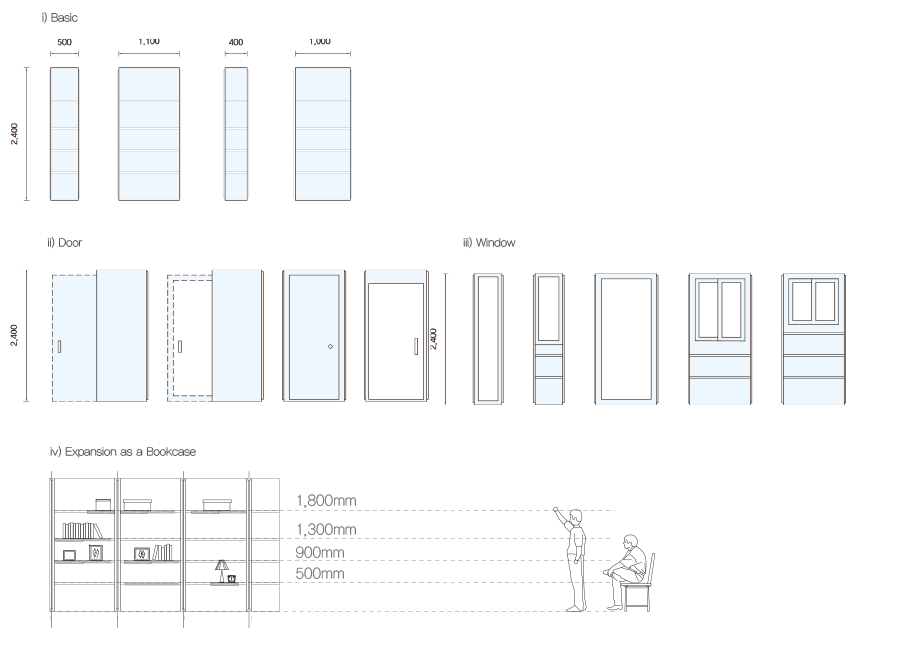
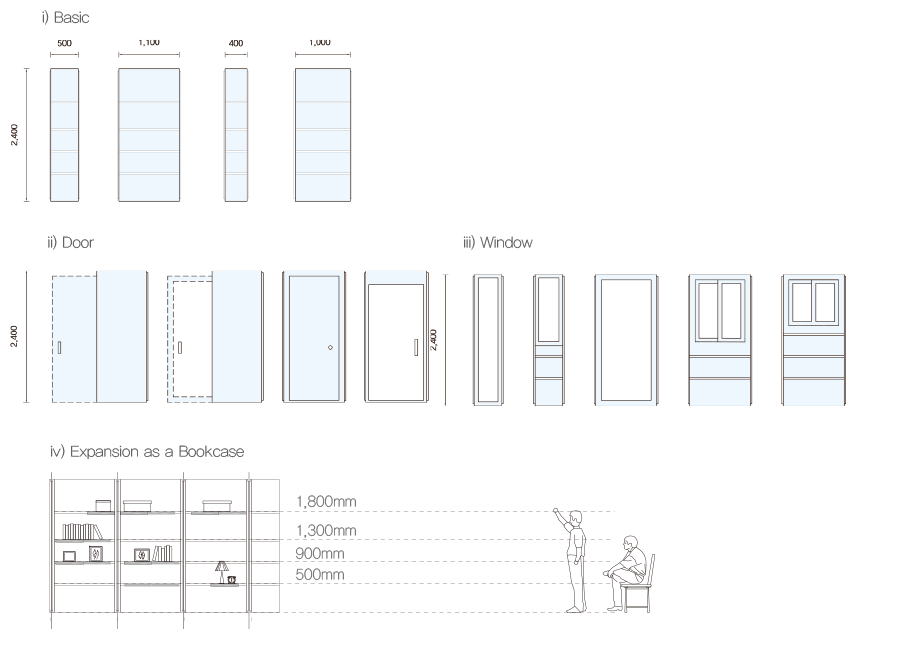
Layer changes from the first 900px x 656px image to the second:
painted on "벡터 고급 개체" (1st of 3) over [10, 235, 846, 406]
painted on "벡터 고급 개체" (2nd of 3) over [49, 444, 655, 629]
painted on "벡터 고급 개체" (3rd of 3) over [11, 10, 352, 202]
